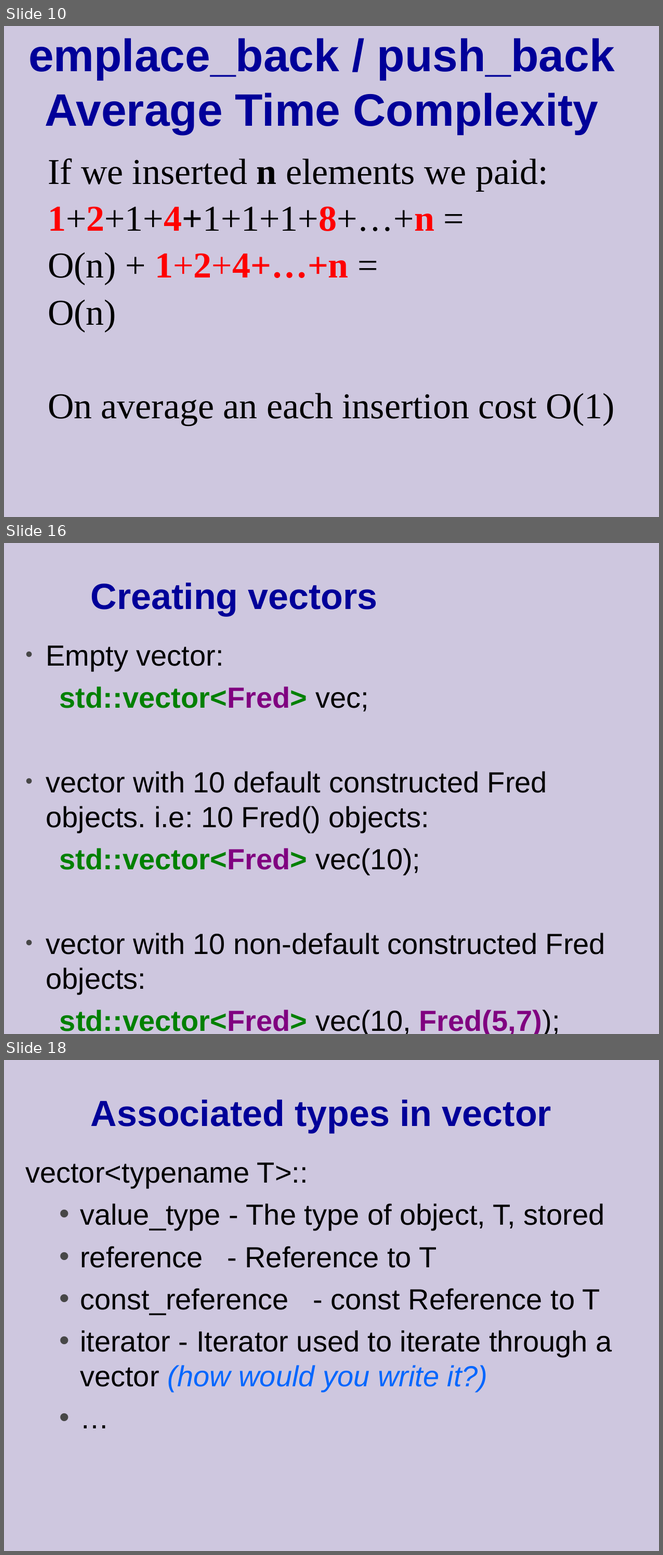
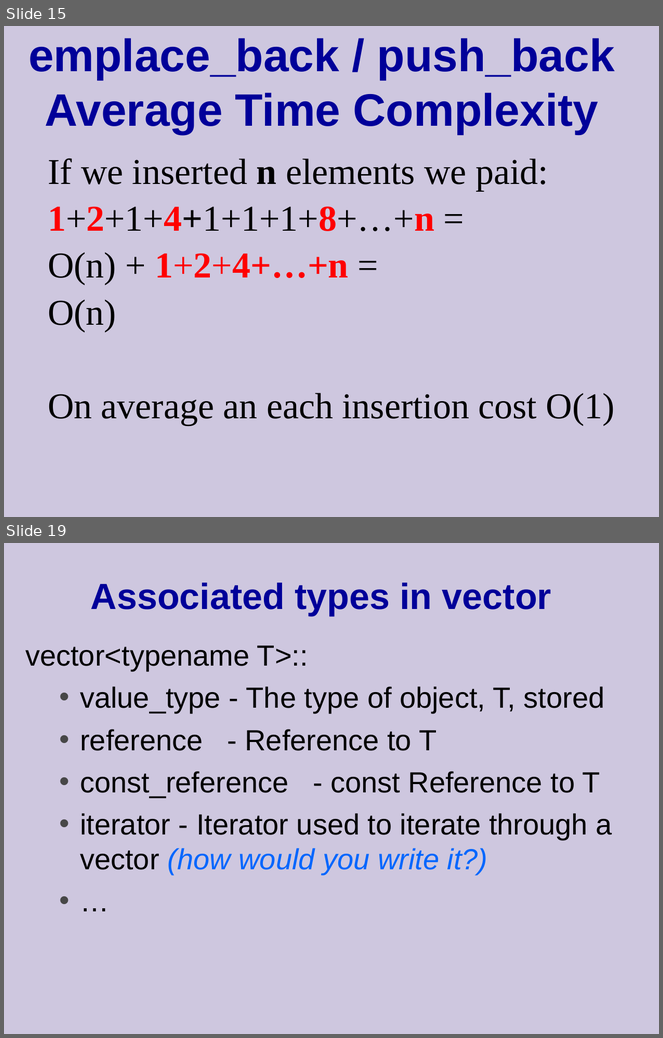
Before and after one commit to cpp-at-ariel/cpp-5779, a slide deck: 10-stl-containers/slides.odp. Shown one above the other, each under a label of ours: slides 10, 16 and 18 before the commit, slides 15 and 19 after it; the slides between them are not shown. The pictures are 663x1555 and 663x1038 pixels, drawn with LibreOffice and Linux fonts; fonts in the diff are those of the drawing. Boxes give left, top, right and bottom in pixels: in the first picture for what was removed or moved away, otherwise in the second. Text is boxed around its words. In the diff, an @@ line names an element or a change of style, - is before the commit and + after.

```diff
--- a/10-stl-containers/slides.odp
+++ b/10-stl-containers/slides.odp
@@ slide 16 removed at (x1=4, y1=543, x2=659, y2=1034), background #CEC7DF @@
@@ title removed at (x1=91, y1=583, x2=378, y2=616) @@
-Creating vectors
@@ text removed at (x1=46, y1=645, x2=606, y2=1034) @@
-• Empty vector:
-std::vector<Fred> vec;
-• vector with 10 default constructed Fred objects. i.e: 10 Fred() objects:
-std::vector<Fred> vec(10);
-• vector with 10 non-default constructed Fred objects:
-std::vector<Fred> vec(10, Fred(5,7));
@@ what was slide 10 is now slide 15 @@
@@ what was slide 18 is now slide 19 @@
```
Also in this commit, not shown: 12 slides changed, 3 slides added, 4 other slides removed, 11 other files.
